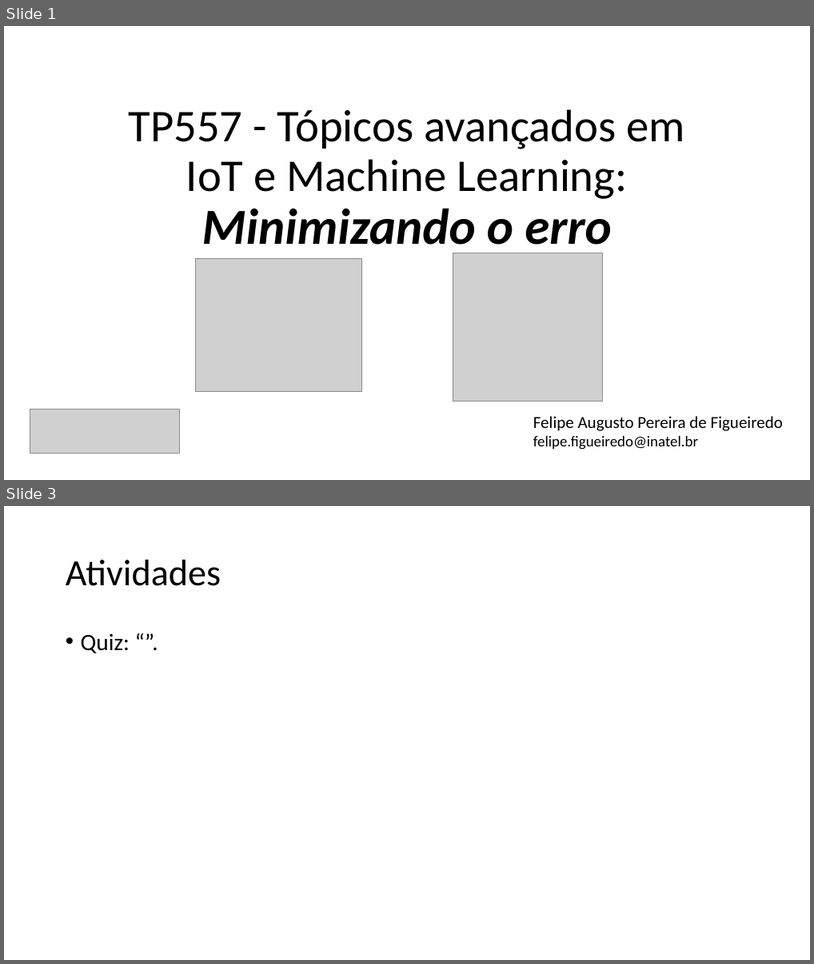
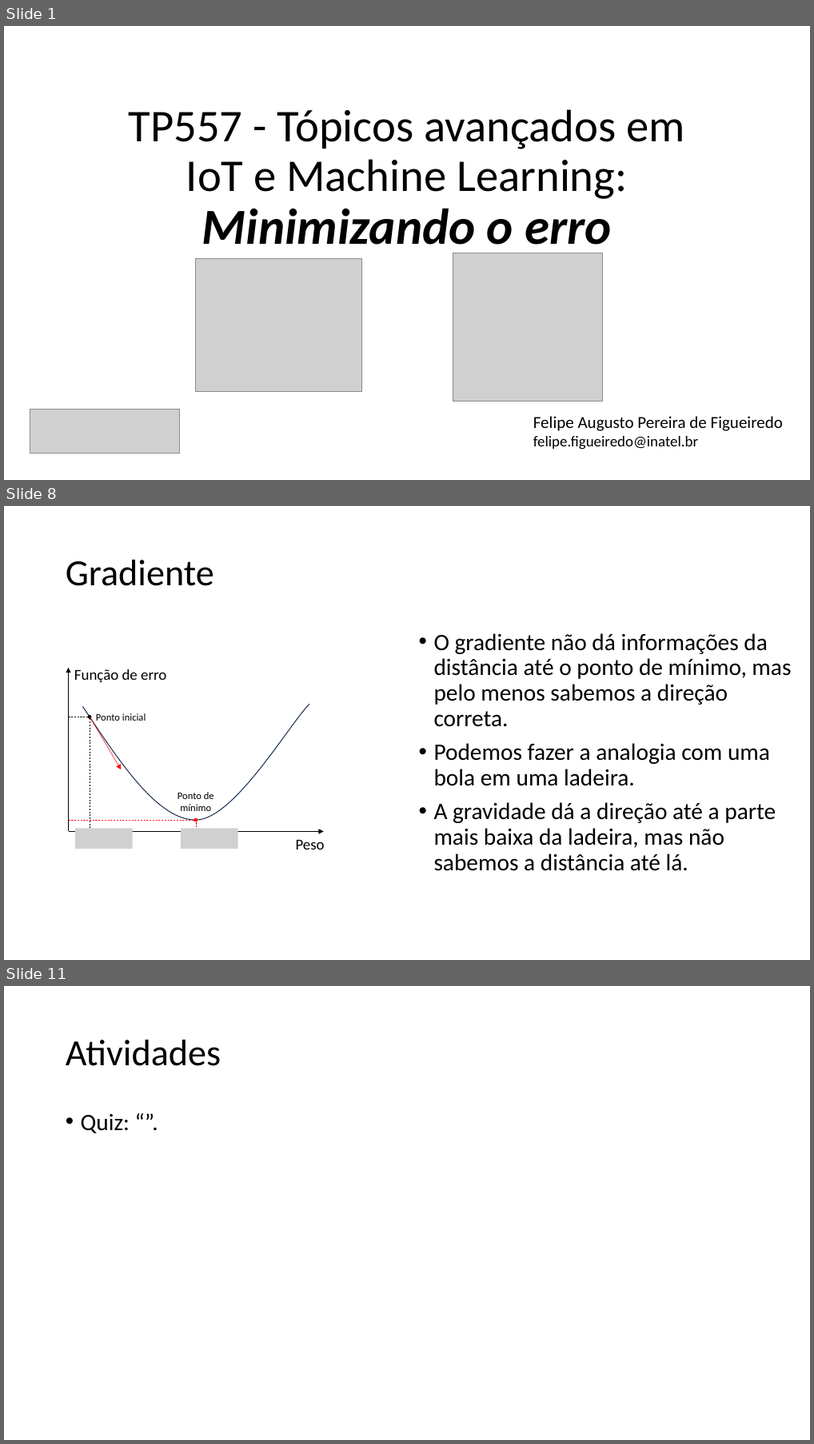
Before and after one commit to zz4fap/tp557-iot-ml, a slide deck: slides/TP557_6_Minimizando_o_erro.pptx. Shown one above the other, each under a label of ours: slides 1 and 3 before the commit, slides 1, 8 and 11 after it; the slides between them are not shown. The pictures are 814x964 and 814x1444 pixels, drawn with LibreOffice and Linux fonts; fonts in the diff are those of the drawing; grey boxes stand for pictures. Boxes give left, top, right and bottom in pixels: in the first picture for what was removed or moved away, otherwise in the second. Text is boxed around its words. In the diff, an @@ line names an element or a change of style, - is before the commit and + after.

```diff
--- a/slides/TP557_6_Minimizando_o_erro.pptx
+++ b/slides/TP557_6_Minimizando_o_erro.pptx
@@ slide 8 added at (4, 506, 810, 960), background #FFFFFF @@
@@ title added at (66, 560, 214, 586), 44 pt, text #000000 @@
+Gradiente
@@ text added at (434, 633, 791, 871), 28 pt, text #000000 @@
+• O gradiente não dá informações da distância até o ponto de mínimo, mas pelo menos sabemos a direção correta.
+• Podemos fazer a analogia com uma bola em uma ladeira.
+• A gravidade dá a direção até a parte mais baixa da ladeira, mas não sabemos a distância até lá.
@@ arrow added from (90, 716) to (121, 769), #FF0000 0.5 pt @@
@@ group added at (68, 668, 325, 849): 4 texts, 4 lines, 2 arrows, 2 ellipses, 2 pictures, 1 freeform shape @@
+Função de erro
+Peso
+Ponto de mínimo
+Ponto inicial
@@ what was slide 3 is now slide 11 @@
```
Also in this commit, not shown: 1 slide changed, 7 other slides added, 2 other files.
